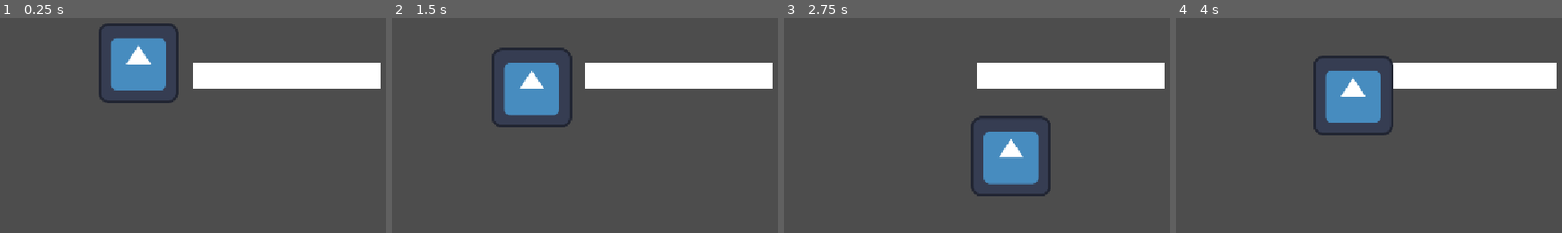
Above: before the commit, frames 1-4 (left to right).
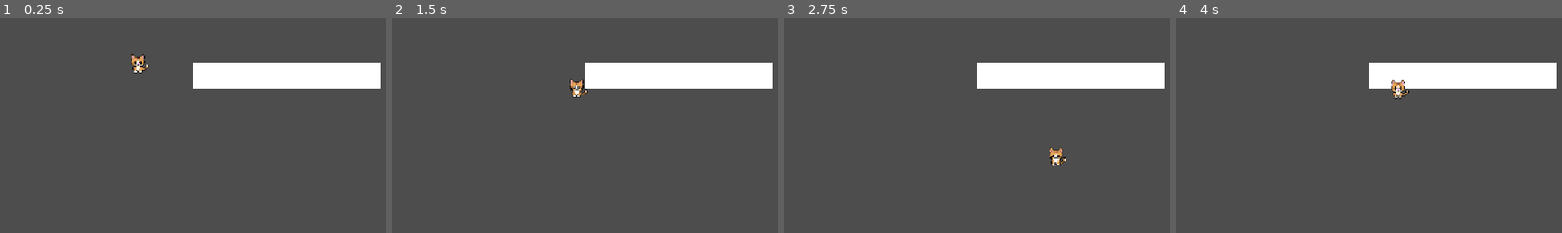
Above: after the commit, the same moments.

Repository: Kysuke727/pixelcat
Game: Godot game, scene res://scenes/main.tscn
The game is run twice, just before and just after one commit, with the same random seed, the same clock (stepped at 60 frames per second) and the same inputs. The engine's default icon, where the game draws it, is replaced by a stand-in: a white triangle on a blue panel in a dark square.
Inputs:
- Up to frame 1 (0.25 s): no input
- Up to frame 2 (1.5 s): tap Enter at 0.5 s; hold D (move_right) 0.53-1.28 s; tap Space at 1.25 s; hold S (move_down) from 1.28 s (still down)
- Up to frame 3 (2.75 s): release S (move_down) at 2.03 s; hold D (move_right) from 2.03 s (still down)
- Up to frame 4 (4 s): release D (move_right) at 2.78 s; hold W (move_up) 2.78-3.53 s; hold A (move_left) from 3.53 s (still down)

The runs differ from the first frame. In frame 1, 4.5% of the frame differs, in the area x 25-47%, y 2-40%; in frame 2, 4.7%; in frame 3, 4.9%; in frame 4, 5.1%, in the area x 35-61%, y 17-55%.

Commit message:
art: add first cat sprite

Diff:
--- a/scenes/player/cat.tscn
+++ b/scenes/player/cat.tscn
@@ -1,17 +1,18 @@
 [gd_scene format=3 uid="uid://cryd2b1lnjw3x"]
 
 [ext_resource type="Script" uid="uid://cghaa230a28" path="res://scenes/player/cat_controller.gd" id="1_u6cqk"]
-[ext_resource type="Texture2D" uid="uid://bw1xuw636yq36" path="res://icon.svg" id="2_m24ub"]
+[ext_resource type="Texture2D" uid="uid://cblwyhj6xjqy2" path="res://assets/characters/cat/first_cat.png" id="2_m24ub"]
 
 [sub_resource type="RectangleShape2D" id="RectangleShape2D_o5qli"]
-size = Vector2(90, 89)
+size = Vector2(21, 15)
 
 [node name="Cat" type="CharacterBody2D" unique_id=211071589]
 script = ExtResource("1_u6cqk")
 
 [node name="Sprite2D" type="Sprite2D" parent="." unique_id=782726021]
+position = Vector2(0, 2)
 texture = ExtResource("2_m24ub")
 
 [node name="CollisionShape2D" type="CollisionShape2D" parent="." unique_id=766384723]
-position = Vector2(35, 34.5)
+position = Vector2(-3.5, 8.5)
 shape = SubResource("RectangleShape2D_o5qli")
Binary file added: assets/characters/cat/first_cat.aseprite
Binary file added: assets/characters/cat/first_cat.png
Not shown, added: assets/characters/cat/first_cat.png.import
